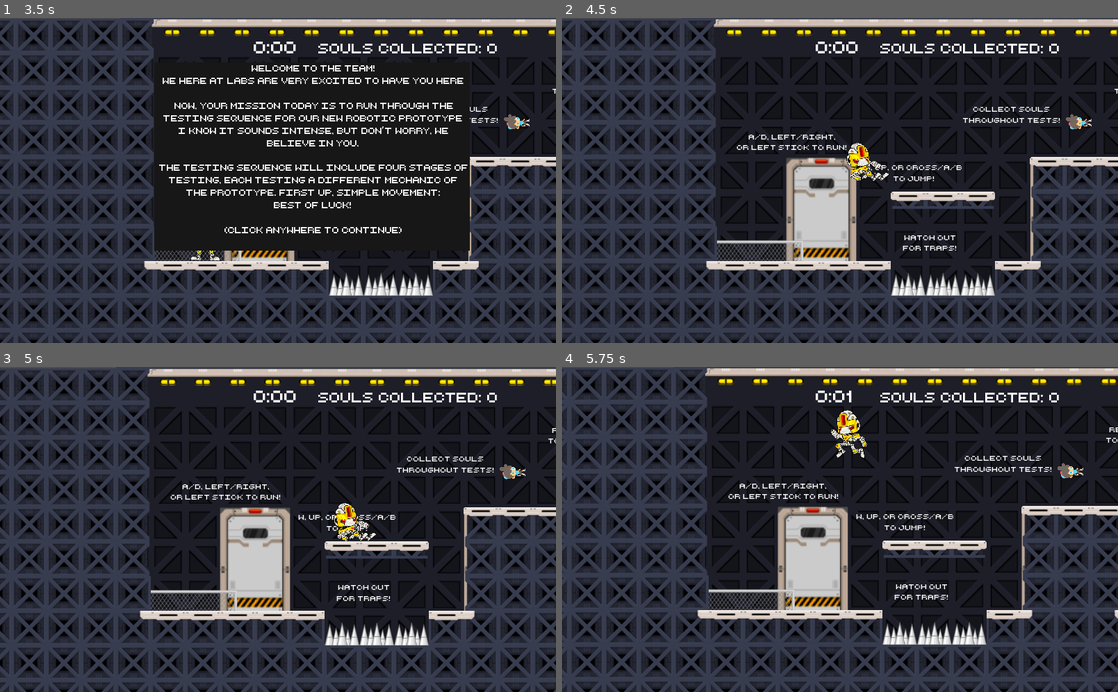
Above: before the commit, frames 1-4 (two rows, left to right).
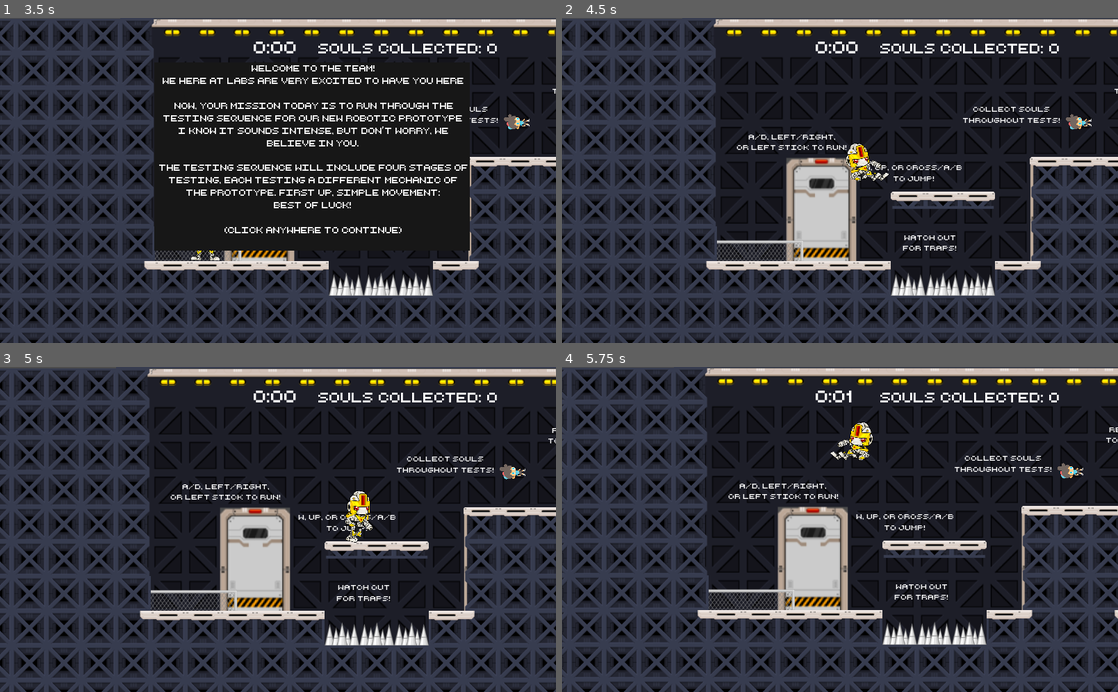
Above: after the commit, the same moments.

Repository: astafford2/LABS-PlatformerExperiment
Game: Godot game, scene res://src/TitleScreen.tscn
Same seed, same stepped clock (60 frames per second), same inputs: the game is played once before the commit and once after it.
Inputs:
- Up to frame 1 (3.5 s): hold Right (move_right) 0.53-2.03 s; tap Space (melee) at 0.6, 2.1 s; tap Up (jump) at 0.77, 1.52 s; tap Ctrl (slide) at 1.35 s; hold Left (move_left) 2.03-2.75 s; click "BEGIN" at 2.75 s
- Up to frame 2 (4.5 s): tap Enter at 3.5 s; hold Right (move_right) from 3.53 s (still down); tap Ctrl (slide) at 3.6 s; tap Up (jump) at 3.77 s; tap Escape (congrats_continue) at 4.25 s; tap Space (melee) at 4.35 s
- Up to frame 3 (5 s): keep holding Right (move_right); tap Up (jump) at 4.52 s
- Up to frame 4 (5.75 s): release Right (move_right) at 5.03 s; hold Left (move_left) from 5.03 s (still down); tap Ctrl (slide) at 5.1 s; tap Up (jump) at 5.27 s

Frame 1 is identical in both runs. In frame 2, 0.2% of the frame differs, in the area x 51-58%, y 38-51%; in frame 3, 0.7%, in the area x 60-68%, y 38-55%; in frame 4, 0.7%.
Error in both runs: Invalid operands 'RID' and 'int' in operator '=='. (res://src/Level-1.gd:104)

Commit message:
Speed up player slide animation

Diff:
--- a/project/src/Player.tscn
+++ b/project/src/Player.tscn
@@ -74,7 +74,7 @@
 "frames": [ ExtResource( 61 ), ExtResource( 60 ), ExtResource( 64 ), ExtResource( 66 ), ExtResource( 67 ), ExtResource( 68 ), ExtResource( 59 ), ExtResource( 65 ), ExtResource( 62 ), ExtResource( 63 ) ],
 "loop": true,
 "name": "slide",
-"speed": 5.0
+"speed": 10.0
 }, {
 "frames": [ ExtResource( 10 ), ExtResource( 5 ), ExtResource( 7 ), ExtResource( 6 ), ExtResource( 8 ), ExtResource( 9 ), ExtResource( 1 ), ExtResource( 4 ), ExtResource( 2 ), ExtResource( 3 ) ],
 "loop": true,
